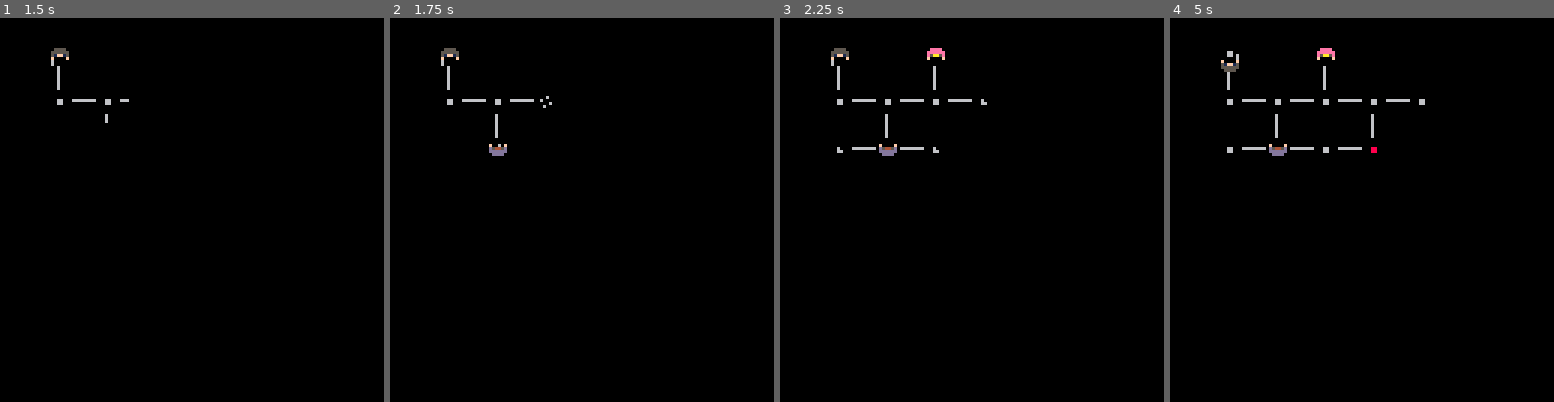
Above: before the commit, frames 1-4 (left to right).
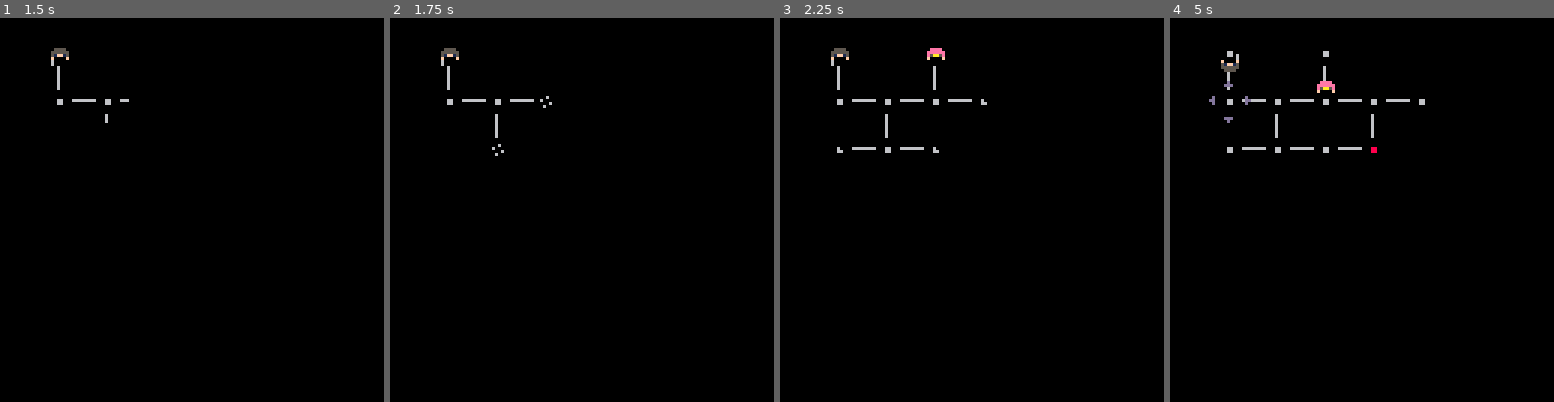
Above: after the commit, the same moments.

Repository: wesen/carts
Game: PICO-8 cartridge pico-go.p8
The game is run twice, just before and just after one commit, with the same random seed, the same clock (stepped at 60 frames per second) and the same inputs.
Inputs:
- Up to frame 1 (1.5 s): tap X (X key) at 0.33, 1.07 s; tap O (Z key) at 0.7 s
- Up to frame 2 (1.75 s): hold Right from 1.6 s (still down); tap O (Z key) at 1.7 s
- Up to frame 3 (2.25 s): tap X (X key) at 1.85 s; release Right at 2.1 s; tap O (Z key) at 2.1 s; hold Up from 2.15 s (still down)
- Up to frame 4 (5 s): release Up at 2.42 s; hold Right 2.47-3.03 s; tap O (Z key) every 0.4 s from 2.5 to 4.9 s; tap X (X key) at 2.97, 4.08 s; hold Left 3.08-3.58 s; hold Down 3.63-3.97 s; hold Right 4.02-4.68 s; hold Up from 4.73 s (still down)

Frame 1 is identical in both runs. In frame 2, 0.1% of the frame differs, in the area x 25-31%, y 32-36%; in frame 3, 0.1%; in frame 4, 0.4%, in the area x 10-43%, y 7-36%.

Commit message:
Handle enemy movement

Diff:
--- a/pico-go.p8
+++ b/pico-go.p8
@@ -71,6 +71,7 @@
 end
 
 function wait_for_cr(cr)
+ if (cr==nil) return
  while costatus(cr)!='dead' do
   yield()
  end
@@ -176,10 +177,19 @@
 
 -- constants
 dir_left={-1,0}
+i_dir_left=0
 dir_right={1,0}
+i_dir_right=1
 dir_up={0,-1}
+i_dir_up=2
 dir_down={0,1}
+i_dir_down=3
 directions={dir_left,dir_right,dir_up,dir_down}
+directions_180={i_dir_right,i_dir_left,i_dir_down,i_dir_up}
+
+function rotate_180(direction)
+ return directions_180[direction+1]
+end
 
 player_spr=64
 sentry_spr=80
@@ -457,15 +467,22 @@
 end)
 
 function class_enemy:do_turn()
- local front_node=board:get_node_in_direction(self.node,directions[self.direction+1])
- if front_node==player.node then
-  printh("player dead")
- end
--- if self.start_spr==patroling_spr then
--- elseif self.start_spr==sentry_spr then
--- end
- printh("enemy finished turn "..tostr(self.start_spr))
- self.has_finished_turn=true
+ return add_cr(function()
+  local front_node=board:get_node_in_direction(self.node,directions[self.direction+1])
+  if front_node==player.node then
+   printh("player dead")
+  end
+  if self.start_spr==patroling_spr then
+   if front_node!=nil then
+    wait_for_cr(class_mover.move(self,self.direction+1))
+    if not board:has_link(self.node,directions[self.direction+1]) then
+     self.direction=rotate_180(self.direction)
+    end
+   end
+  elseif self.start_spr==sentry_spr then
+  end
+  self.has_finished_turn=true
+ end)
 end
 
 function class_enemy:draw()
@@ -489,9 +506,10 @@
 x win condition
 x turns
 x enemies
-- enemy movement
-- sense player
-- player death
+x enemy movement
+x sense player
+- clean up direction handling
+- player death ends game
 - start screen
 - end screen
 - death animation player
@@ -549,7 +567,7 @@
    printh("enemy turn")
    self.turn=turn_enemy
    for enemy in all(enemies.objs) do
-    enemy:do_turn()
+   enemy:do_turn()
    end
    while not enemies:are_enemies_done() do
     yield()
@@ -649,4 +667,4 @@
 0000030000000300000000000000000000000000000000000000000000000000000000000000000000000000000000000000000000000000000000000000000000000000000000000000000000000000000000000000000000000000000000000000000000000000000000000000000000000000000000000000000000000000
 0000010201020102010201000000000000000000000000000000000000000000000000000000000000000000000000000000000000000000000000000000000000000000000000000000000000000000000000000000000000000000000000000000000000000000000000000000000000000000000000000000000000000000
 0000000003000000030000000000000000000000000000000000000000000000000000000000000000000000000000000000000000000000000000000000000000000000000000000000000000000000000000000000000000000000000000000000000000000000000000000000000000000000000000000000000000000000
-0000010252020102040000000000000000000000000000000000000000000000000000000000000000000000000000000000000000000000000000000000000000000000000000000000000000000000000000000000000000000000000000000000000000000000000000000000000000000000000000000000000000000000
+0000010201020102040000000000000000000000000000000000000000000000000000000000000000000000000000000000000000000000000000000000000000000000000000000000000000000000000000000000000000000000000000000000000000000000000000000000000000000000000000000000000000000000
